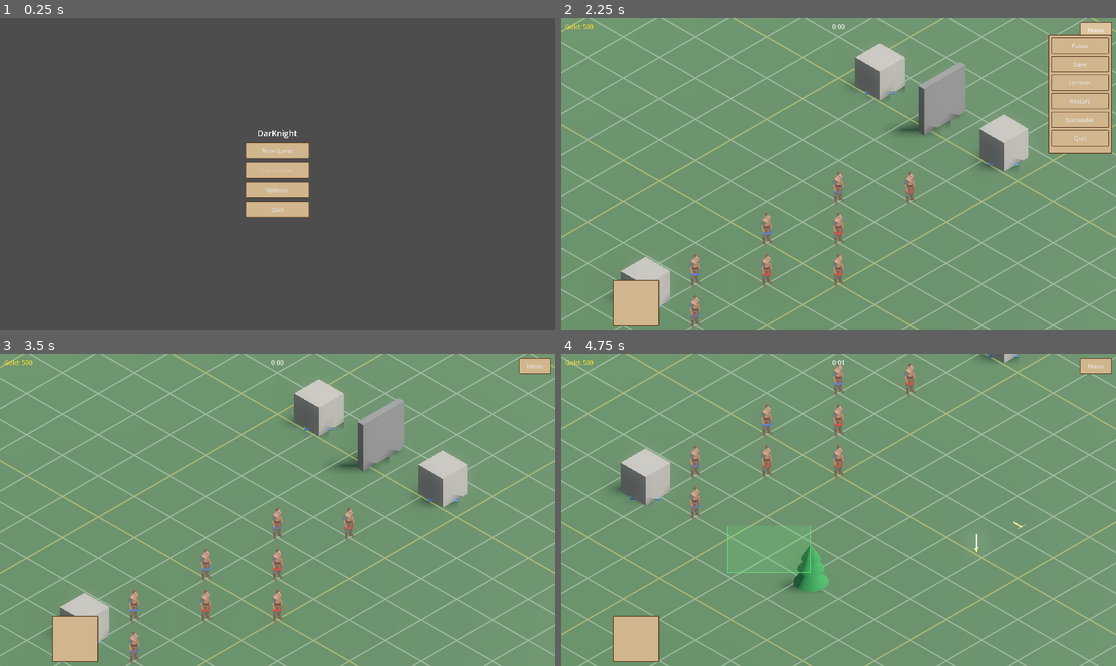
Above: before the commit, frames 1-4 (two rows, left to right).
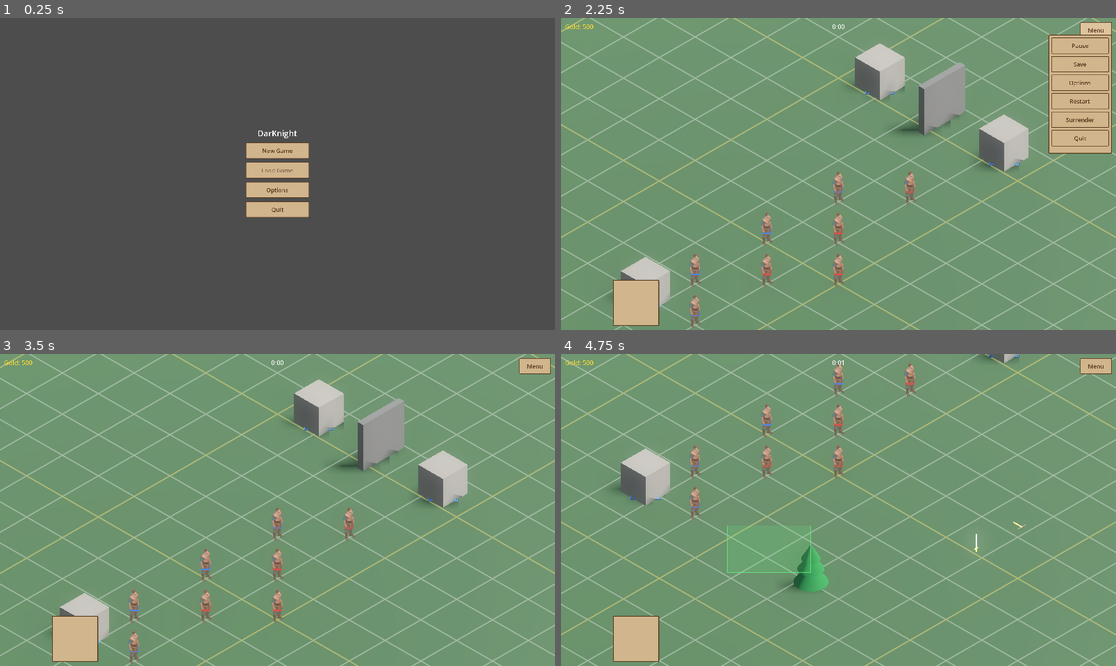
Above: after the commit, the same moments.

Repository: wesleywesleyadams-debug/Aegis-Matrix
Game: Godot game, scene res://scenes/TitleMenu.tscn
Two runs of this game, one before a commit and one after it. Both use one fixed random seed, a clock stepped at 60 frames per second and the inputs below.
Inputs (mouse positions are in pixels of both pictures, inside the frame that each line leads up to):
- Up to frame 1 (0.25 s): no input
- Up to frame 2 (2.25 s): click "New Game" at 0.5 s; click "Start Match" at 1.25 s; click "Menu" at 2 s
- Up to frame 3 (3.5 s): click "Restart" at 2.75 s
- Up to frame 4 (4.75 s): tap Enter at 3.5 s; move the mouse to (960, 494) at 3.52 s; hold S (cam_down) 3.53-4.25 s; click (960, 494) at 3.67 s; drag from (727, 525) to (810, 572) at 4.27 s

The runs differ from the first frame. In frame 1, less than 0.1% of the frame differs, in the area x 47-53%, y 41-63%; in frame 2, 0.1%, in the area x 90-98%, y 3-40%; in frame 3, less than 0.1%; in frame 4, less than 0.1%.

Commit message:
Change button text to dark brown
Matches the button/panel border color already used elsewhere in the
shared theme, instead of the default light/white button text.

Co-Authored-By: Claude Sonnet 5 <noreply@anthropic.com>

Diff:
--- a/themes/hud_theme.tres
+++ b/themes/hud_theme.tres
@@ -68,3 +68,8 @@
 Button/styles/focus = SubResource("StyleBoxFlat_button_normal")
 Button/styles/disabled = SubResource("StyleBoxFlat_button_normal")
 Button/font_sizes/font_size = 20
+Button/colors/font_color = Color(0.35, 0.22, 0.12, 1)
+Button/colors/font_hover_color = Color(0.35, 0.22, 0.12, 1)
+Button/colors/font_pressed_color = Color(0.25, 0.15, 0.08, 1)
+Button/colors/font_focus_color = Color(0.35, 0.22, 0.12, 1)
+Button/colors/font_disabled_color = Color(0.5, 0.42, 0.34, 1)
